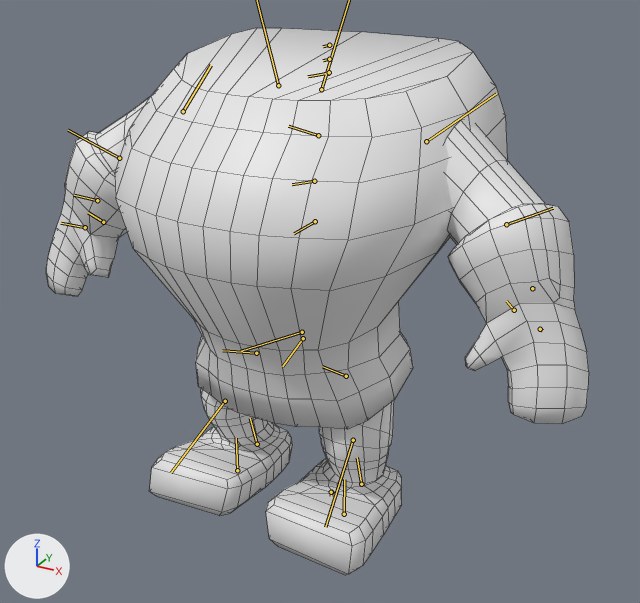
An edit to the FBX model Source/Models/Characters/BaseBody_RestCycle.FBX, drawn before and after from the same camera.
Both versions are drawn from a camera (50 mm lens) standing at (0.677, -1.28, 1.043) and looking at (-0.043, 0.028, 0.388). Lighting does not change. The marker at lower left points along +X, +Y and +Z. Both versions are drawn at frame 11 of the action 'Take 001'; the numbers are the values there. The bones that bend it are drawn over the model as lines. Mesh edges are drawn as thin lines.

Objects in the first picture: 'Character'.
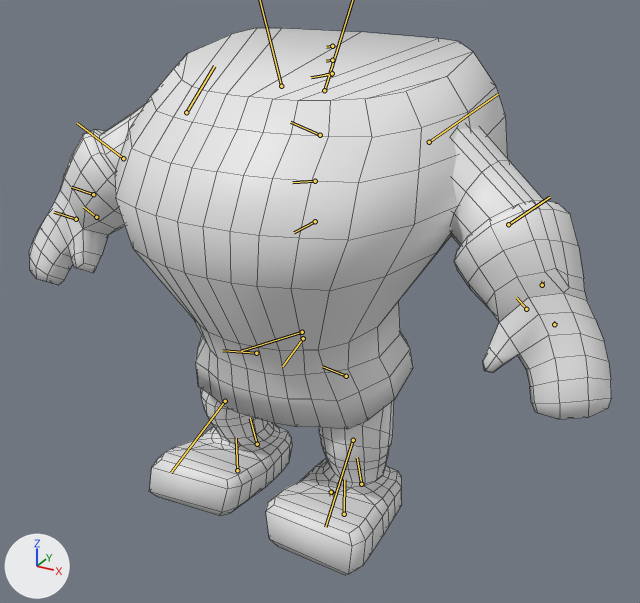
Location of each change, (x1, y1, x2, y2) in pixels of the pictures (640 x 603 px):
'Character', posed (7% wider): before (46, 28, 589, 575); after (29, 28, 611, 575)
bone 'Human_Spine2', root to tip: before (315, 221) to (294, 233); after (315, 221) to (294, 232)
bone 'Human_Spine3', root to tip: before (314, 181) to (292, 184); after (315, 181) to (292, 182)
bone 'Human_Spine4', root to tip: before (318, 135) to (288, 126); after (320, 135) to (290, 122)
bone 'Human_Ribcage', root to tip: before (328, 73) to (308, 76); after (331, 74) to (311, 77)
bone 'Human_LForearm', root to tip: before (506, 224) to (553, 208); after (508, 224) to (550, 197)
bone 'Human_RForearm', root to tip: before (119, 158) to (68, 130); after (123, 158) to (77, 123)

The change in detail:
Bone 'Human_Spine2' (bone_human_spine2) turns from (0, 0, 0) to (0, 0, -1) degrees about its own x, y and z.
Bone 'Human_Spine3' (bone_human_spine3) turns from (0, 0, 0) to (0, 0, -1) degrees about its own x, y and z.
Bone 'Human_Spine4' (bone_human_spine4) turns from (0, 0, 0) to (0, 0, -1) degrees about its own x, y and z.
Bone 'Human_Ribcage' (bone_human_ribcage) turns from (0, 0, -4) to (0, 0, 0) degrees about its own x, y and z.
Bone 'Human_LForearm' (bone_human_lforearm) turns from (1, -1, -9) to (0, 0, 0) degrees about its own x, y and z.
Bone 'Human_RForearm' (bone_human_rforearm) turns from (-1, 1, -10) to (0, 0, 0) degrees about its own x, y and z.
